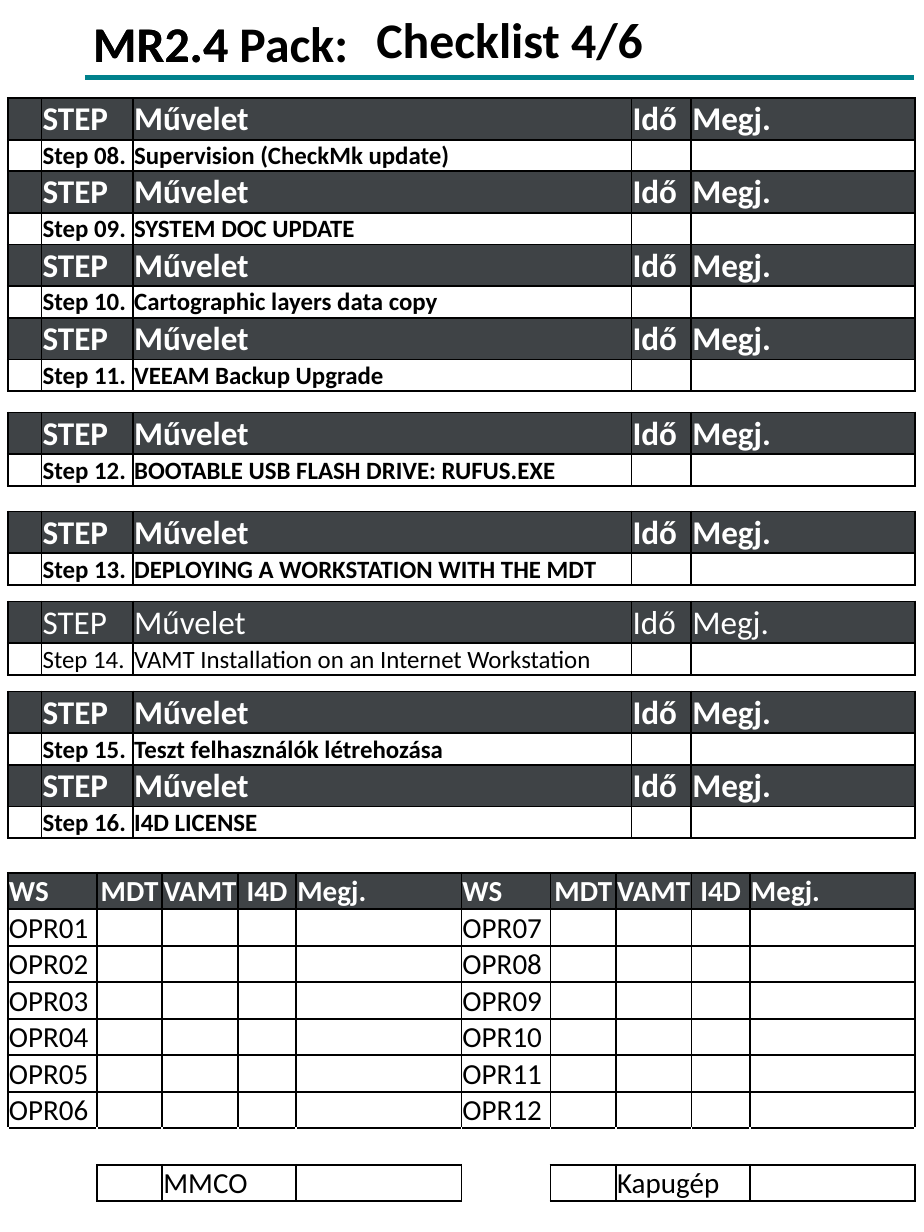
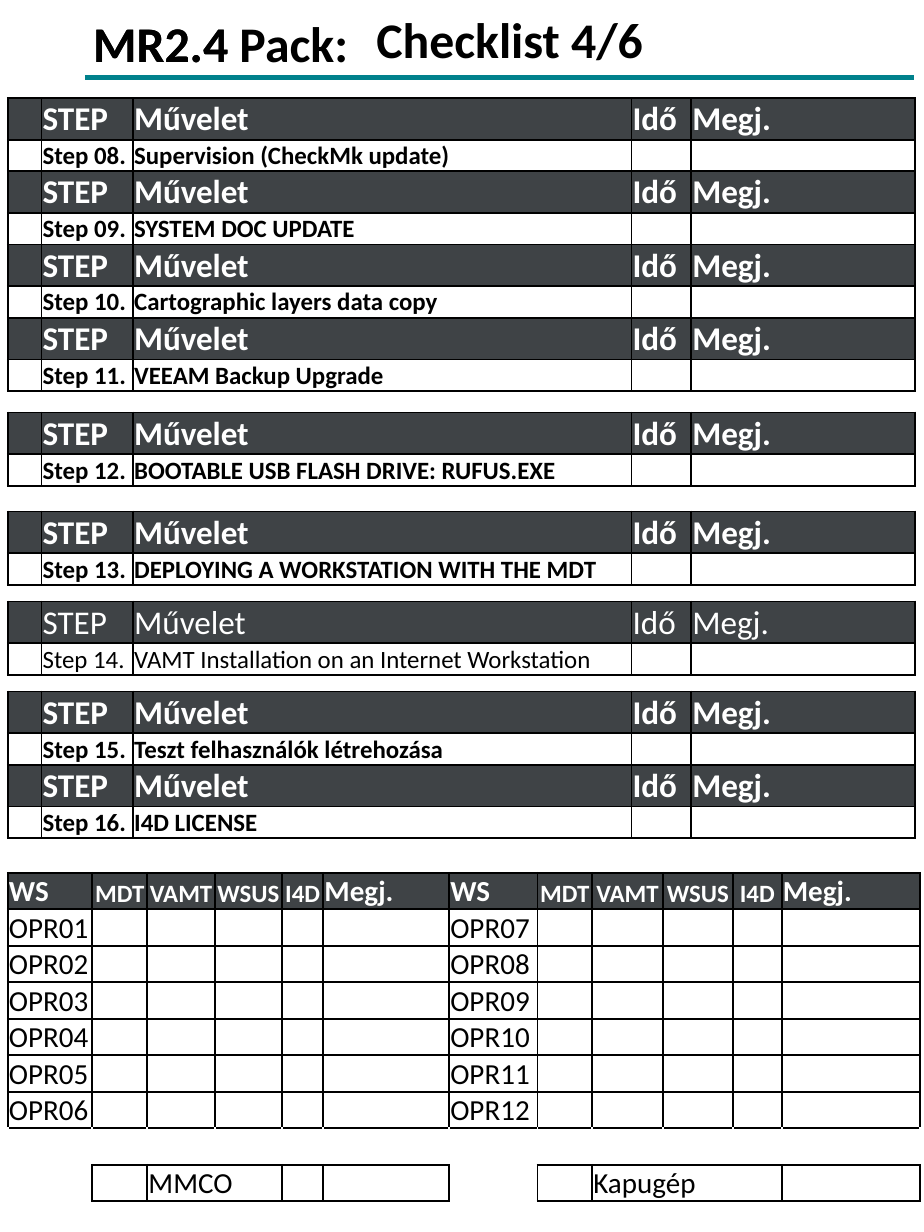
Before and after one commit to devilinside71/Onyx-Boox-Air-2-Plus-Templates, a slide deck: slide 5 of MR2.4/MR2.4_Full_v02.pptx. Drawn at 924x1232 pixels with LibreOffice and Linux fonts; fonts in the diff are those of the drawing; background and template pictures are left out. Boxes give left, top, right and bottom in pixels: in the first picture for what was removed or moved away, otherwise in the second. Text is boxed around its words. In the diff, an @@ line names an element or a change of style, - is before the commit and + after.

Commit message:
Update

```diff
--- a/MR2.4/MR2.4_Full_v02.pptx
+++ b/MR2.4/MR2.4_Full_v02.pptx
@@ table at (7,872,921,1202) @@
+column 4: WSUS |  |  |  |  |  |  |  | 
+column 10: WSUS |  |  |  |  |  |  |  | 
```
